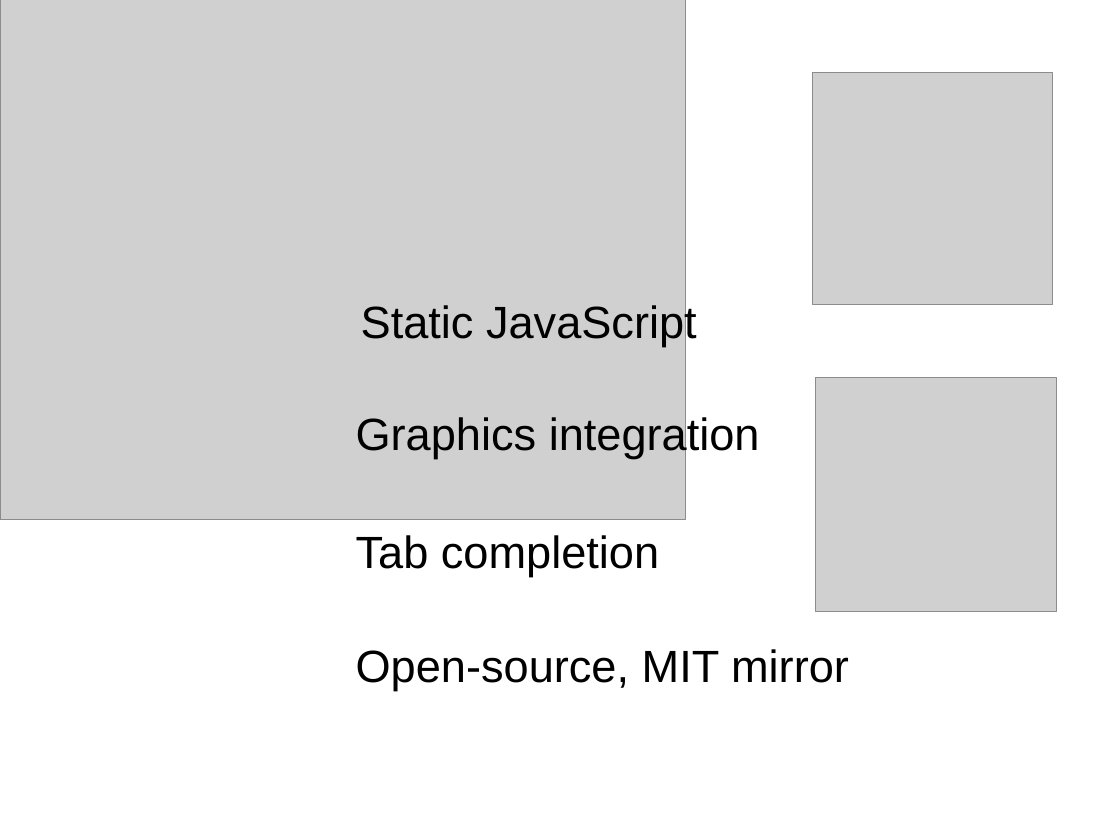
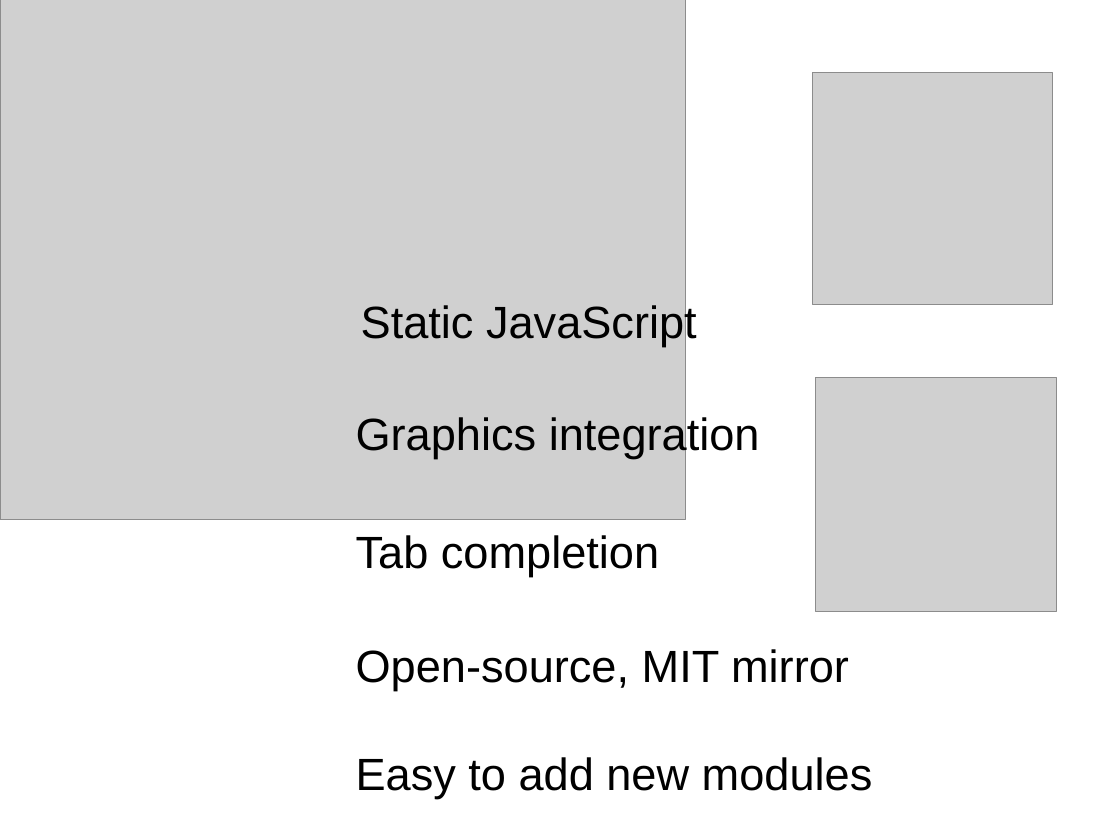
Before and after one commit to sayuriirina/Terminus, a slide deck: slide 5 of docs/icampus_final_round_pres.ppt. Drawn at 1120x840 pixels with LibreOffice and Linux fonts; fonts in the diff are those of the drawing; grey boxes stand for pictures. Boxes give left, top, right and bottom in pixels: in the first picture for what was removed or moved away, otherwise in the second. Text is boxed around its words. In the diff, an @@ line names an element or a change of style, - is before the commit and + after.

```diff
--- a/docs/icampus_final_round_pres.ppt
+++ b/docs/icampus_final_round_pres.ppt
@@ text added at (356, 757, 873, 799), 32 pt, text #000000 @@
+Easy to add new modules
```
Also in this commit, not shown: 1 other file.
